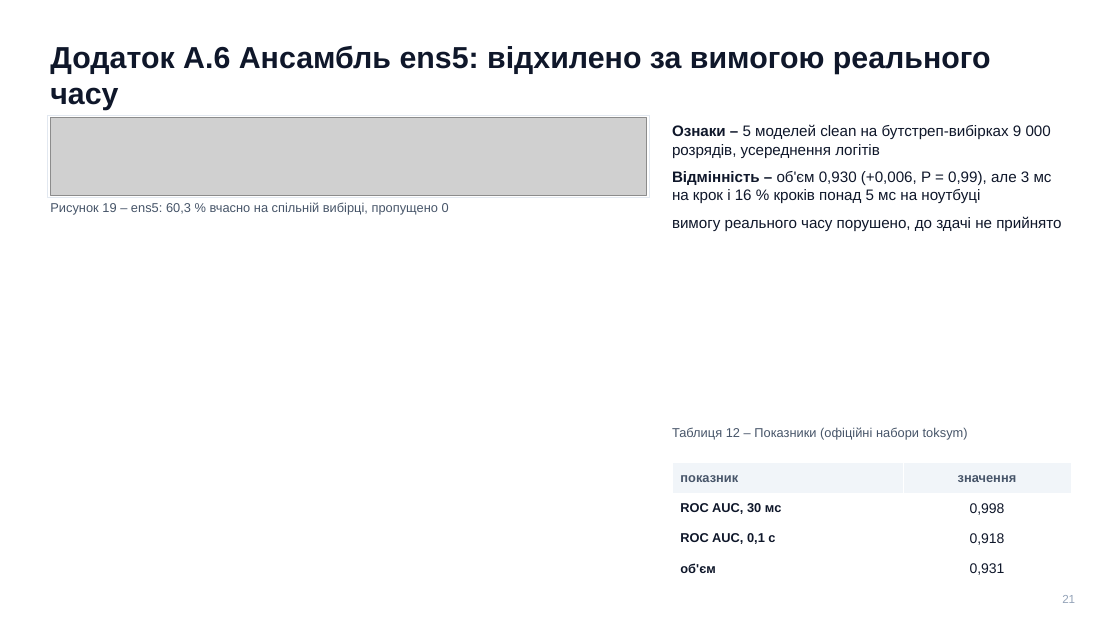
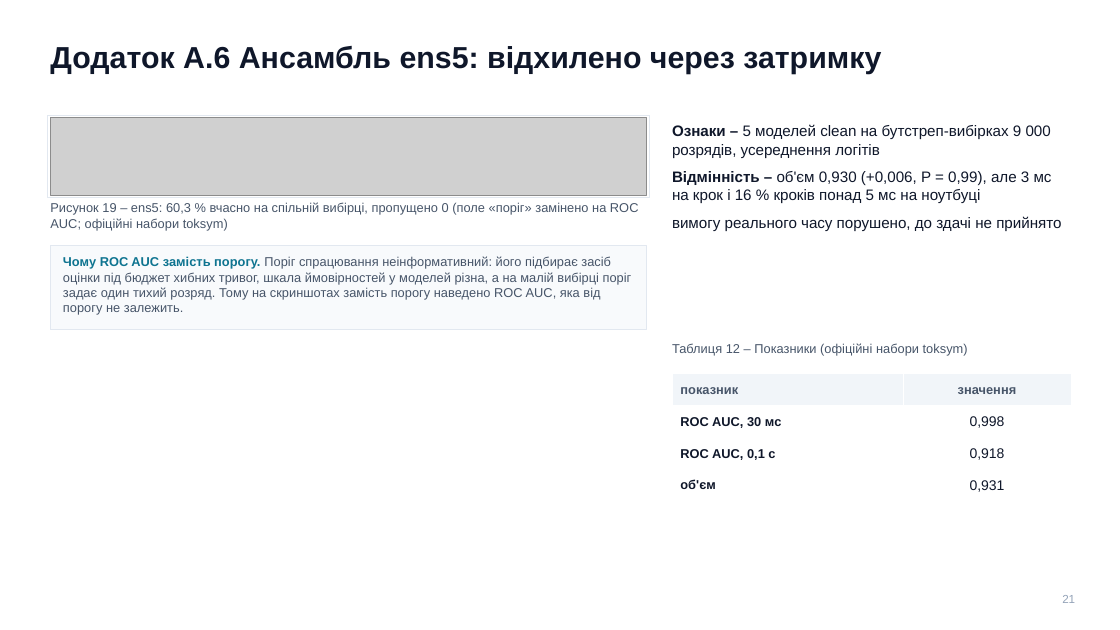
Before and after one commit to llllenah/plasma-disruption-prediction, a slide deck: slide 21 of docs/presentation.pptx. Drawn at 1120x630 pixels with LibreOffice and Linux fonts; fonts in the diff are those of the drawing; grey boxes stand for pictures. Boxes give left, top, right and bottom in pixels: in the first picture for what was removed or moved away, otherwise in the second. Text is boxed around its words. In the diff, an @@ line names an element or a change of style, - is before the commit and + after.

```diff
--- a/docs/presentation.pptx
+++ b/docs/presentation.pptx
@@ text at bbox=[50, 46, 881, 74]: text changed @@
-Додаток А.6 Ансамбль ens5: відхилено за вимогою реального часу
+Додаток А.6 Ансамбль ens5: відхилено через затримку
@@ text at bbox=[50, 202, 639, 231]: text changed @@
-Рисунок 19 – ens5: 60,3 % вчасно на спільній вибірці, пропущено 0
+Рисунок 19 – ens5: 60,3 % вчасно на спільній вибірці, пропущено 0 (поле «поріг» замінено на ROC AUC; офіційні набори toksym)
@@ rectangle added at bbox=[50, 245, 647, 329], fill #F8FAFC, outline #E2E8F0 1 pt @@
@@ text added at bbox=[63, 256, 632, 315], 11 pt, text #475569 @@
+Чому ROC AUC замість порогу. Поріг спрацювання неінформативний: його підбирає засіб оцінки під бюджет хибних тривог, шкала ймовірностей у моделей різна, а на малій вибірці поріг задає один тихий розряд. Тому на скриншотах замість порогу наведено ROC AUC, яка від порогу не залежить.
@@ text "Таблиця 12 – Показники (офіційні ...": place and size @@
-text "Таблиця 12 – Показники (офіційні ..." at bbox=[672, 427, 968, 440]
+text "Таблиця 12 – Показники (офіційні ..." at bbox=[672, 343, 968, 355]
@@ table: place and size @@
-table at bbox=[672, 463, 1071, 584]
+table at bbox=[672, 374, 1071, 502]
```
Also in this commit, not shown: 7 other slides changed, 12 other files.
